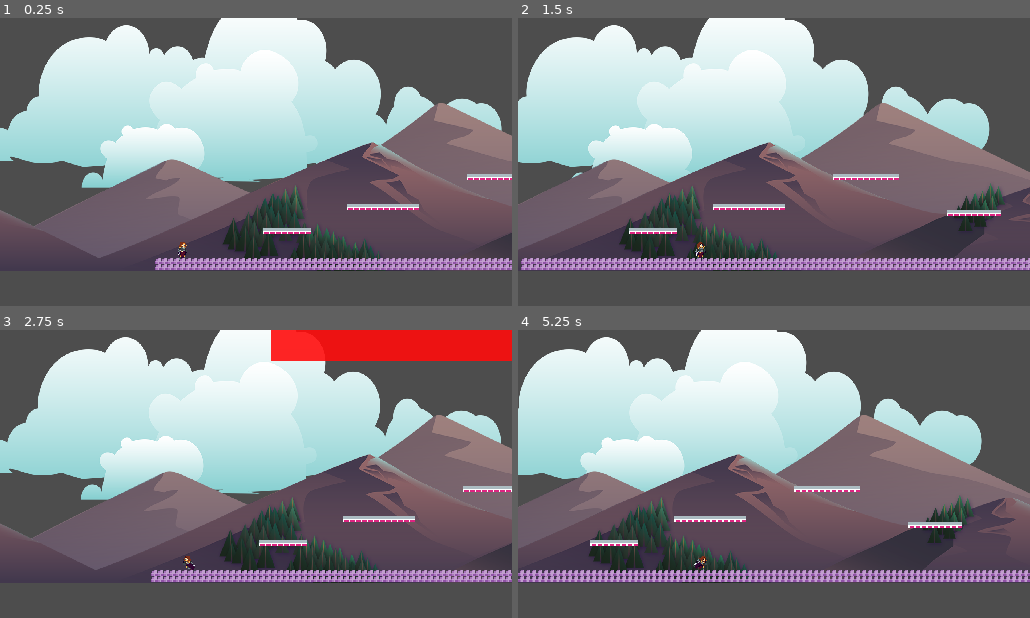
Above: before the commit, frames 1-4 (two rows, left to right).
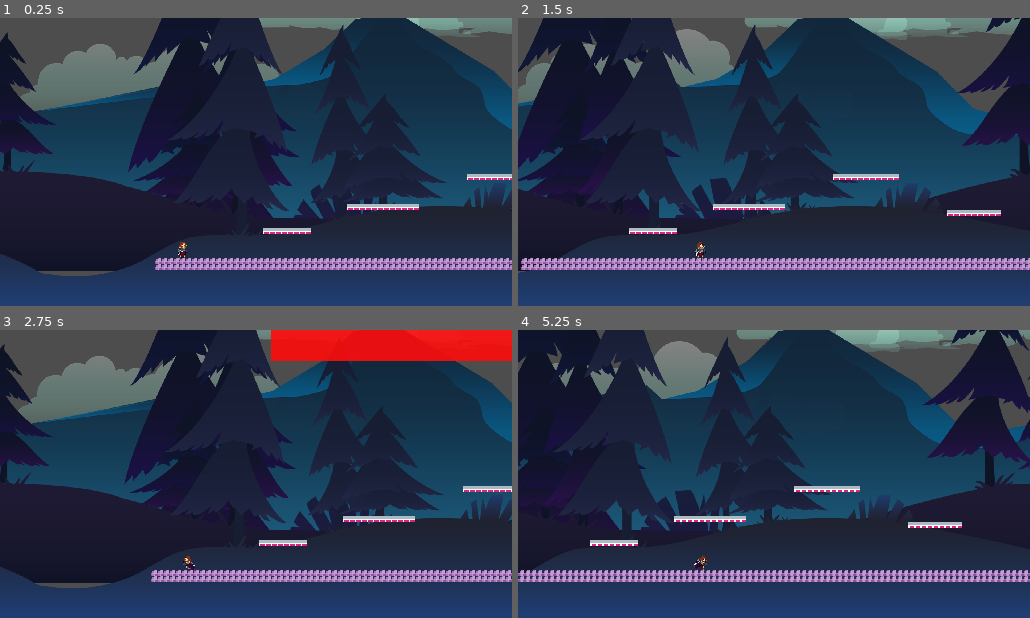
Above: after the commit, the same moments.

Repository: BaoQui/Pablo-s-Adventure
Game: Godot game, scene res://Level2.tscn
The game is run twice, just before and just after one commit, with the same random seed, the same clock (stepped at 60 frames per second) and the same inputs. This scene is started directly instead of the project's main scene.
Inputs (mouse positions are in pixels of both pictures, inside the frame that each line leads up to):
- Up to frame 1 (0.25 s): no input
- Up to frame 2 (1.5 s): tap Enter (ui_accept) at 0.5, 0.77 s; move the mouse to (886, 147) at 0.52 s; hold Right (ui_right) 0.53-1.25 s; tap I at 0.6 s; click (886, 147) at 0.67 s; drag from (671, 176) to (707, 248) at 1.27 s
- Up to frame 3 (2.75 s): move the mouse to (307, 410) at 2.02 s; hold Left (ui_left) from 2.03 s (still down); tap I at 2.1 s
- Up to frame 4 (5.25 s): release Left (ui_left) at 2.75 s; drag from (748, 531) to (620, 430) at 2.77 s; tap Enter (ui_accept) at 3.5, 3.77 s; move the mouse to (927, 517) at 3.52 s; hold Right (ui_right) 3.53-4.25 s; tap I at 3.6, 5.1 s; drag from (620, 430) to (707, 560) at 4.27 s; move the mouse to (799, 474) at 5.02 s; hold Right (ui_right) from 5.03 s (still down); click (799, 474) at 5.17 s

The runs differ from the first frame. In frame 1, 91% of the frame differs, in the area x 0-100%, y 0-100%; in frame 2, 89%; in frame 3, 87%; in frame 4, 90%.

Commit message:
Level 2 Background CHange

Diff:
--- a/Level2.tscn
+++ b/Level2.tscn
@@ -37,9 +37,10 @@
 [ext_resource type="Texture2D" uid="uid://c6nw2xnyq4jq3" path="res://Individual Sprite/Run/Warrior_Run_6.png" id="35_5bkqw"]
 [ext_resource type="Texture2D" uid="uid://nkawfcwdw7s0" path="res://Individual Sprite/Run/Warrior_Run_7.png" id="36_n4hvk"]
 [ext_resource type="Texture2D" uid="uid://ckvxd27cfxuk3" path="res://Individual Sprite/Run/Warrior_Run_8.png" id="37_xcd6y"]
-[ext_resource type="Texture2D" uid="uid://csem2xvryjxo4" path="res://Assets/game_background_2/layers/rocks_2.png" id="39_gme1u"]
-[ext_resource type="Texture2D" uid="uid://bp0cad4vc5bn1" path="res://Assets/game_background_2/layers/rocks_1.png" id="40_ae8kp"]
-[ext_resource type="Texture2D" uid="uid://gxmq6j52td8a" path="res://Assets/game_background_2/layers/clouds_3.png" id="41_apgbi"]
+[ext_resource type="Texture2D" uid="uid://bwhg4yiytndpy" path="res://Assets/game_background_3/layers/rocks.png" id="38_j286a"]
+[ext_resource type="Texture2D" uid="uid://bbiue8ljefhl2" path="res://Assets/game_background_3/layers/ground_3.png" id="39_fi16w"]
+[ext_resource type="Texture2D" uid="uid://cfm4qfisv4nof" path="res://Assets/game_background_3/layers/clouds_1.png" id="40_vho2s"]
+[ext_resource type="Texture2D" uid="uid://x312j8qyb6es" path="res://Assets/game_background_3/layers/ground_2.png" id="41_fi16w"]
 [ext_resource type="Texture2D" uid="uid://ca6k3s2vd30f4" path="res://Assets/5. Mine Tileset - Starter Pack 16p/2_Mine_Tileset_1_Background_16.png" id="41_gme1u"]
 [ext_resource type="Texture2D" uid="uid://o4rt3nh6q77h" path="res://Assets/5. Mine Tileset - Starter Pack 16p/0_Template_Tileset_16.png" id="42_ae8kp"]
 [ext_resource type="Script" uid="uid://dh0yvhsmha0nj" path="res://EyeBoss.gd" id="43_j286a"]
@@ -1067,17 +1068,17 @@
 [node name="Sprite2D" type="Sprite2D" parent="ParallaxBackground/ParallaxLayer"]
 position = Vector2(153, 30)
 scale = Vector2(0.242188, 0.256944)
-texture = ExtResource("39_gme1u")
+texture = ExtResource("38_j286a")
 
 [node name="ParallaxLayer2" type="ParallaxLayer" parent="ParallaxBackground"]
 position = Vector2(-1, 3)
-motion_scale = Vector2(0.8, 1)
+motion_scale = Vector2(0.9, 1)
 motion_mirroring = Vector2(465, 0)
 
 [node name="Sprite2D" type="Sprite2D" parent="ParallaxBackground/ParallaxLayer2"]
 position = Vector2(153, 27)
 scale = Vector2(0.242188, 0.256944)
-texture = ExtResource("40_ae8kp")
+texture = ExtResource("39_fi16w")
 
 [node name="ParallaxLayer3" type="ParallaxLayer" parent="ParallaxBackground"]
 position = Vector2(1, 9)
@@ -1088,7 +1089,17 @@
 z_index = -1
 position = Vector2(131, 63)
 scale = Vector2(0.242188, 0.256944)
-texture = ExtResource("41_apgbi")
+texture = ExtResource("40_vho2s")
+
+[node name="ParallaxLayer4" type="ParallaxLayer" parent="ParallaxBackground"]
+position = Vector2(1, 9)
+motion_scale = Vector2(0.7, 1)
+motion_mirroring = Vector2(465, 0)
+
+[node name="Sprite2D" type="Sprite2D" parent="ParallaxBackground/ParallaxLayer4"]
+position = Vector2(131, 63)
+scale = Vector2(0.242188, 0.256944)
+texture = ExtResource("41_fi16w")
 
 [node name="TileMapLayer" type="TileMapLayer" parent="."]
 tile_map_data = PackedByteArray("AADs/ykAAAAAAAAAAADt/ykAAAAAAAAAAADu/ykAAAAAAAAAAADv/ykAAAAAAAAAAADw/ykAAAAAAAAAAADx/y …(6960 unchanged characters)…
Not shown: 1 places in Level2.tscn that only renumber resources
